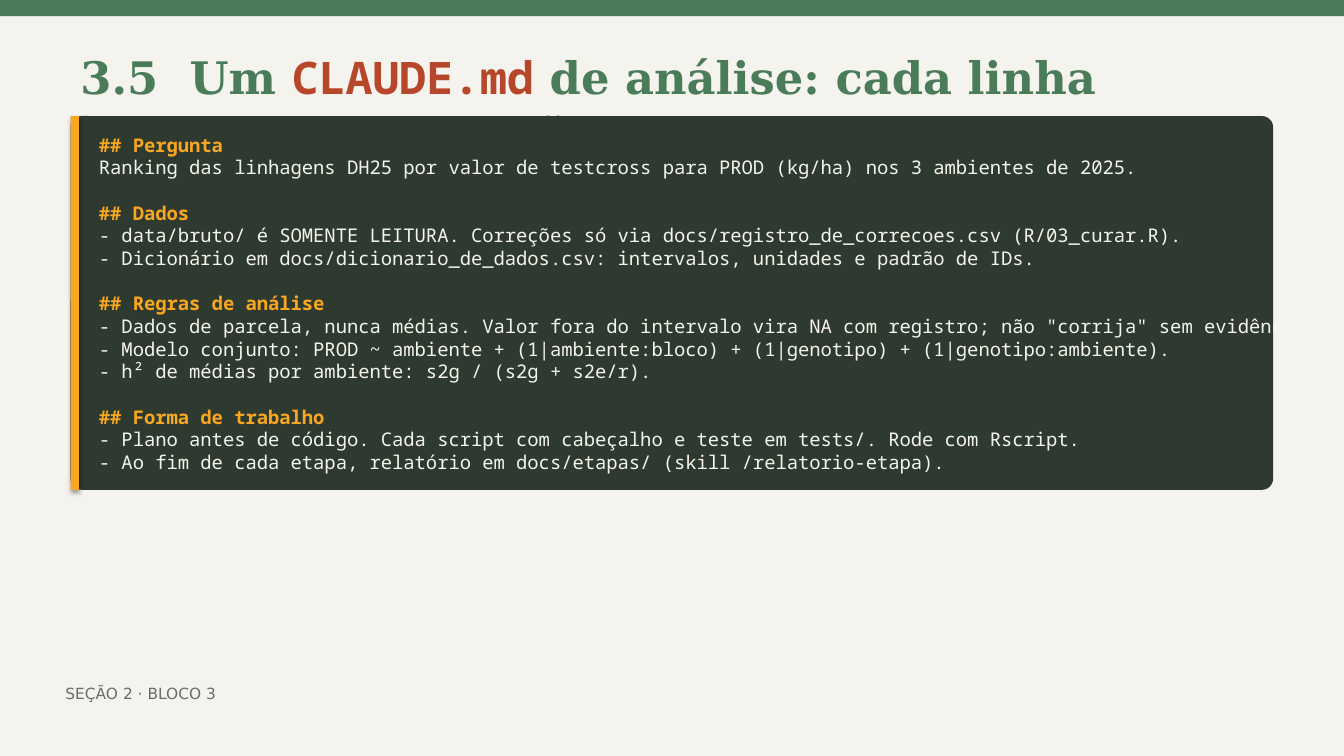
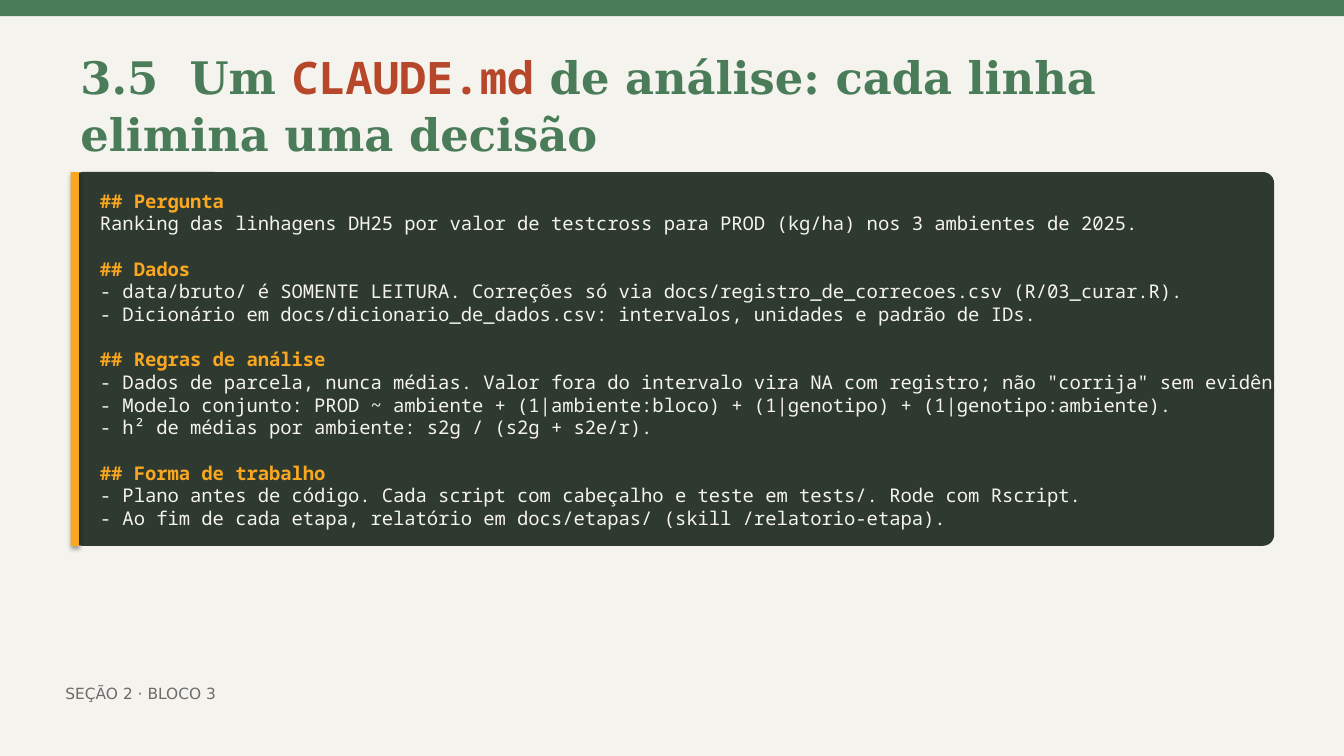
Before and after one commit to Bayer-Group/course-AI-UFV, a slide deck: slide 25 of 05. Implementação Prática e Coding suportado por IA_Éder/Claude Code no VS Code do primeiro contato a uma análise reproduzível_FIT796.pptx. Drawn at 1344x756 pixels with LibreOffice and Linux fonts; fonts in the diff are those of the drawing. Boxes give left, top, right and bottom in pixels: in the first picture for what was removed or moved away, otherwise in the second. Text is boxed around its words. In the diff, an @@ line names an element or a change of style, - is before the commit and + after.

```diff
--- a/05. Implementação Prática e Coding suportado por IA_Éder/Claude Code no VS Code do primeiro contato a uma análise reproduzível_FIT796.pptx
+++ b/05. Implementação Prática e Coding suportado por IA_Éder/Claude Code no VS Code do primeiro contato a uma análise reproduzível_FIT796.pptx
@@ rectangle: place and size @@
-rectangle at (71, 116, 79, 490)
+rectangle at (71, 172, 79, 546)
@@ rounded rectangle "## Pergunta": place and size @@
-rounded rectangle "## Pergunta" at (71, 116, 1273, 490)
+rounded rectangle "## Pergunta" at (72, 172, 1274, 546)
```
Also in this commit, not shown: 38 other slides changed, 7 other files.
